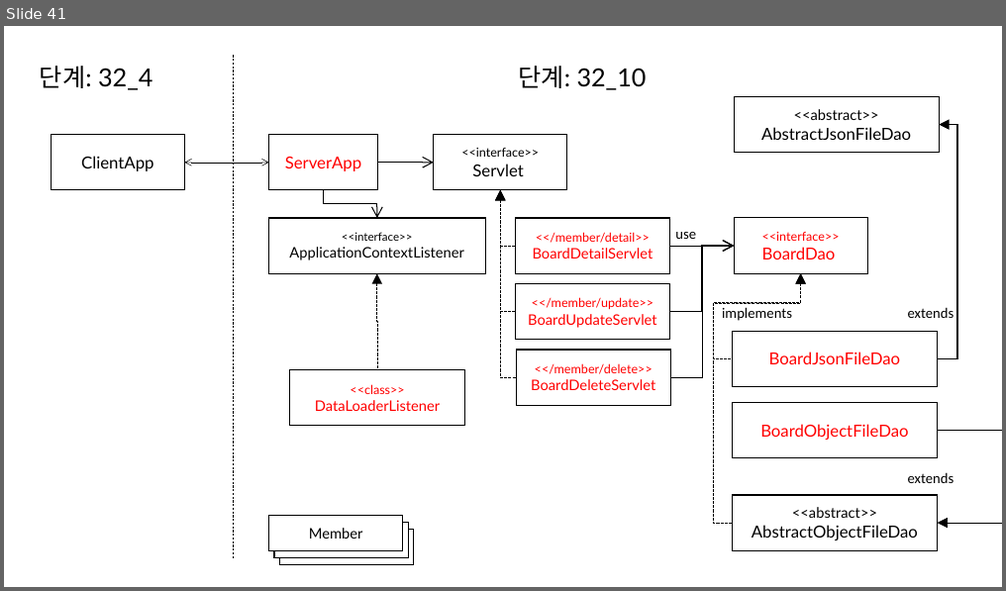
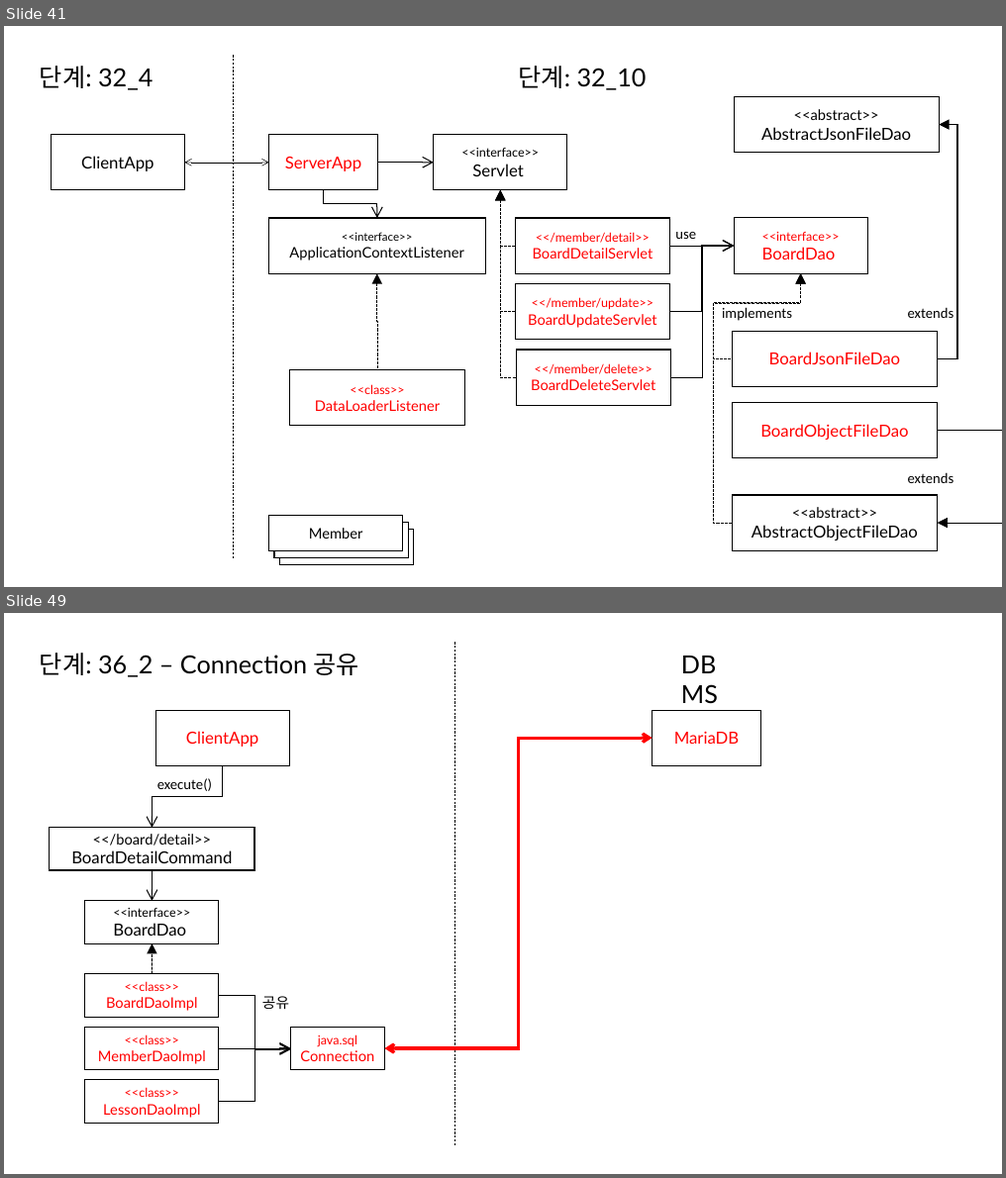
Before and after one commit to eomjinyoung/bitcamp-20191202, a slide deck: ClassDiagram.pptx. Shown one above the other, each under a label of ours: slide 41 before the commit, slides 41 and 49 after it; the slides between them are not shown. The pictures are 1006x591 and 1006x1178 pixels, drawn with LibreOffice and Linux fonts; fonts in the diff are those of the drawing. Boxes give left, top, right and bottom in pixels: in the first picture for what was removed or moved away, otherwise in the second. Text is boxed around its words. In the diff, an @@ line names an element or a change of style, - is before the commit and + after.

```diff
--- a/ClassDiagram.pptx
+++ b/ClassDiagram.pptx
@@ slide 49 added at [4, 613, 1002, 1174], background #FFFFFF @@
@@ line added from (455, 642) to (455, 1146), #000000 0.5 pt dashed @@
@@ text added at [40, 653, 359, 677], 24 pt, text #000000 @@
+단계: 36_2 – Connection 공유
@@ text added at [674, 646, 740, 682], 24 pt, text #000000 @@
+DBMS
@@ rectangle added at [155, 710, 289, 765], outline #000000 1 pt, 16 pt, text #FF0000 @@
+ClientApp
@@ rectangle added at [652, 710, 761, 765], outline #000000 1 pt, 16 pt, text #FF0000 @@
+MariaDB
@@ elbow double arrow added from (385, 1049) to (652, 738), #FF0000 3 pt @@
@@ elbow arrow added from (223, 765) to (152, 828), #000000 1 pt @@
@@ text added at [157, 778, 212, 791], 14 pt, text #000000 @@
+execute()
@@ rectangle added at [50, 828, 254, 870], fill #FFFFFF, outline #000000 1 pt, 16 pt, text #000000 @@
+<</board/detail>>
+BoardDetailCommand
@@ arrow added from (152, 870) to (152, 901), #000000 1 pt @@
@@ rectangle added at [85, 901, 219, 944], outline #000000 1 pt, 12 pt, text #000000 @@
+<<interface>>
+BoardDao
@@ arrow added from (152, 974) to (152, 944), #000000 1 pt dashed @@
@@ rectangle added at [85, 974, 219, 1017], fill #FFFFFF, outline #000000 1 pt, 14 pt, text #FF0000 @@
+<<class>>
+BoardDaoImpl
@@ elbow arrow added from (219, 995) to (291, 1049), #000000 1 pt @@
@@ text added at [262, 996, 289, 1009], 14 pt, text #000000 @@
+공유
@@ rectangle added at [85, 1027, 219, 1069], fill #FFFFFF, outline #000000 1 pt, 14 pt, text #FF0000 @@
+<<class>>
+MemberDaoImpl
@@ rectangle added at [291, 1027, 385, 1069], fill #FFFFFF, outline #000000 1 pt, 14 pt, text #FF0000 @@
+java.sql
+Connection
@@ elbow arrow added from (219, 1049) to (291, 1050), #000000 1 pt @@
@@ elbow arrow added from (219, 1102) to (291, 1049), #000000 1 pt @@
@@ rectangle added at [85, 1080, 219, 1123], fill #FFFFFF, outline #000000 1 pt, 14 pt, text #FF0000 @@
+<<class>>
+LessonDaoImpl
```
Also in this commit, not shown: 6 slides changed, 3 other slides added, 7 other files.
